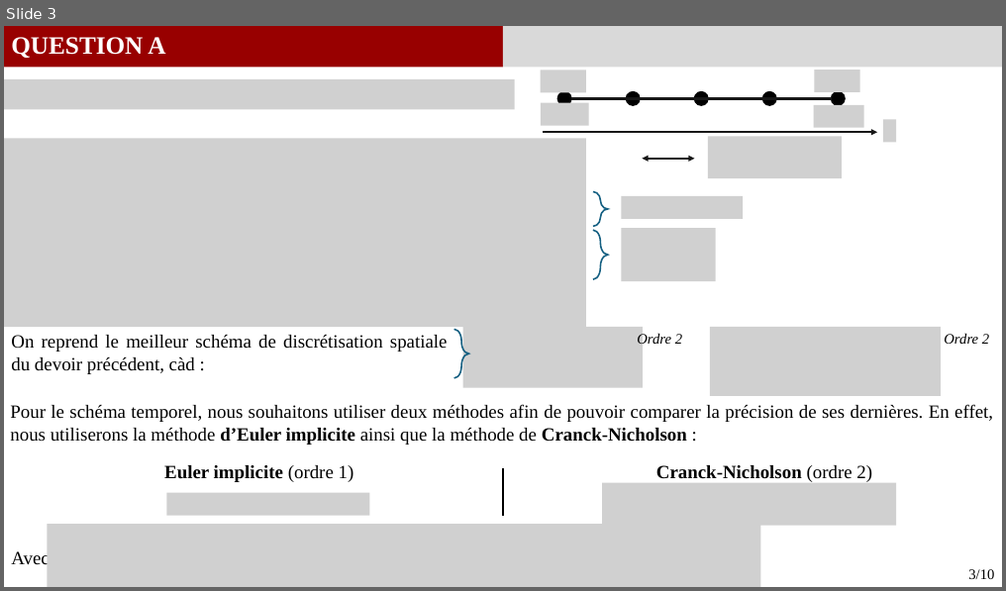
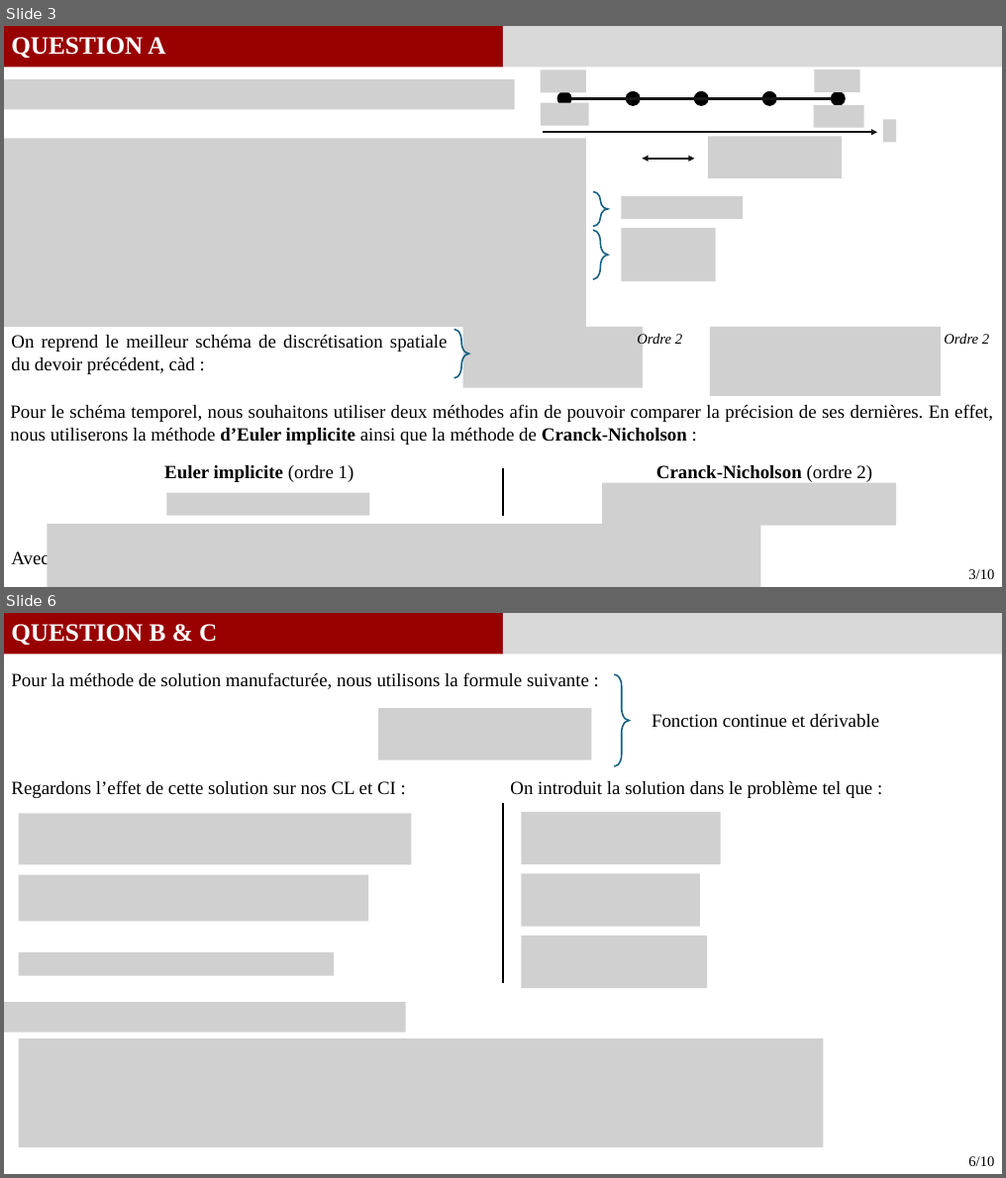
Before and after one commit to GauthierBRUNEL/MEC8211_devoir_2, a slide deck: doc/Rapport_Devoir2.pptx. Shown one above the other, each under a label of ours: slide 3 before the commit, slides 3 and 6 after it; the slides between them are not shown. The pictures are 1006x591 and 1006x1178 pixels, drawn with LibreOffice and Linux fonts; fonts in the diff are those of the drawing; grey boxes stand for pictures. Boxes give left, top, right and bottom in pixels: in the first picture for what was removed or moved away, otherwise in the second. Text is boxed around its words. In the diff, an @@ line names an element or a change of style, - is before the commit and + after.

Commit message:
MAJ Script + PP
Questions A / B / C

```diff
--- a/doc/Rapport_Devoir2.pptx
+++ b/doc/Rapport_Devoir2.pptx
@@ slide 6 added at [4,613,1002,1174], background #FFFFFF @@
@@ rectangle added at [4,613,503,655], fill #980000 @@
@@ text added at [11,624,217,645], 24 pt, text #FFFFFF, bold @@
+QUESTION B & C
@@ rectangle added at [503,613,1002,655], fill #D9D9D9 @@
@@ text added at [11,672,589,689], 18 pt, text #000000 @@
+Pour la méthode de solution manufacturée, nous utilisons la formule suivante :
@@ right brace added at [614,674,629,766], outline #156082 1.5 pt @@
@@ picture added at [378,708,592,760] @@
@@ text added at [651,714,879,728], 18 pt, text #000000 @@
+Fonction continue et dérivable
@@ text added at [11,780,396,798], 18 pt, text #000000 @@
+Regardons l’effet de cette solution sur nos CL et CI :
@@ text added at [510,781,872,798], 18 pt, text #000000 @@
+On introduit la solution dans le problème tel que :
@@ picture added at [18,814,411,865] @@
@@ line added from (503, 803) to (503, 983), #000000 1.5 pt @@
@@ picture added at [522,812,721,864] @@
@@ picture added at [18,875,368,922] @@
@@ picture added at [522,873,700,926] @@
@@ picture added at [522,936,707,988] @@
@@ picture added at [18,953,334,976] @@
@@ picture added at [4,1002,406,1032] @@
@@ picture added at [18,1039,823,1148] @@
@@ text added at [968,1157,994,1166], 14 pt, text #000000 @@
+6/10
```
Also in this commit, not shown: 3 slides changed, 1 other slide added, 3 slides removed, 1 other file.
